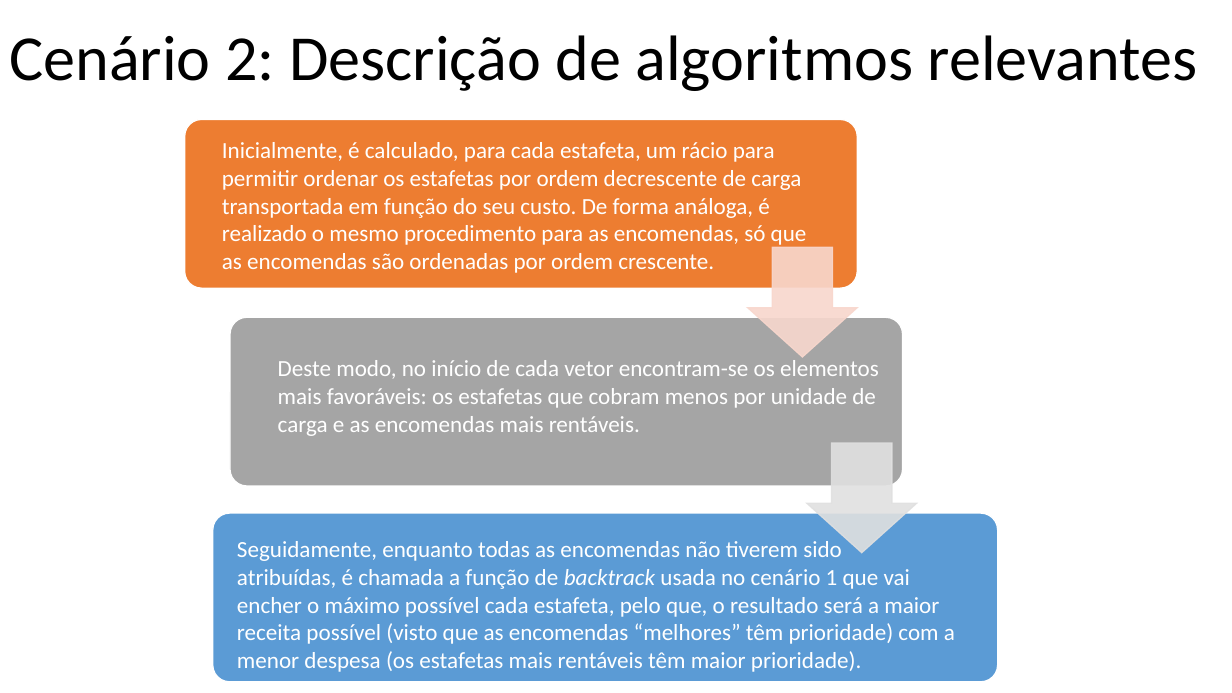
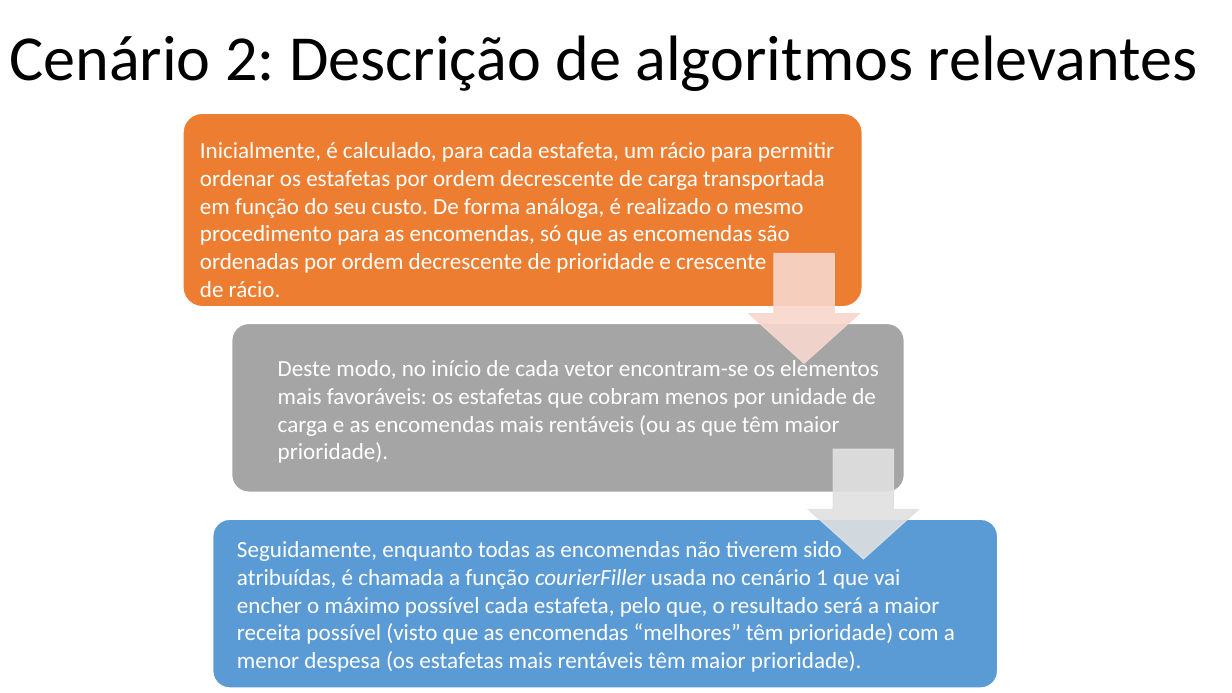
Before and after one commit to afs202005277/UrbanLogisticsOptimizer, a slide deck: slide 8 of Apresentacao.pptx. Drawn at 1232x693 pixels with LibreOffice and Linux fonts; fonts in the diff are those of the drawing. Boxes give left, top, right and bottom in pixels: in the first picture for what was removed or moved away, otherwise in the second. Text is boxed around its words. In the diff, an @@ line names an element or a change of style, - is before the commit and + after.

Commit message:
modified ppt

```diff
--- a/Apresentacao.pptx
+++ b/Apresentacao.pptx
@@ rounded rectangle: place and size @@
-rounded rectangle at box(185, 119, 858, 288)
+rounded rectangle at box(183, 114, 862, 307)
@@ text at box(200, 142, 834, 297): text changed @@
-Inicialmente, é calculado, para cada estafeta, um rácio para permitir ordenar os estafetas por ordem decrescente de carga transportada em função do seu custo. De forma análoga, é realizado o mesmo procedimento para as encomendas, só que as encomendas são ordenadas por ordem crescente.
+Inicialmente, é calculado, para cada estafeta, um rácio para permitir ordenar os estafetas por ordem decrescente de carga transportada em função do seu custo. De forma análoga, é realizado o mesmo procedimento para as encomendas, só que as encomendas são ordenadas por ordem decrescente de prioridade e crescente
+de rácio.
@@ 2 rounded rectangles, 2 down arrows: place and size @@
-2 rounded rectangles, 2 down arrows at box(213, 248, 997, 682)
+2 rounded rectangles, 2 down arrows at box(213, 253, 997, 689)
@@ text at box(278, 357, 879, 463): text changed @@
-Deste modo, no início de cada vetor encontram-se os elementos mais favoráveis: os estafetas que cobram menos por unidade de carga e as encomendas mais rentáveis.
+Deste modo, no início de cada vetor encontram-se os elementos mais favoráveis: os estafetas que cobram menos por unidade de carga e as encomendas mais rentáveis (ou as que têm maior prioridade).
@@ text at box(237, 569, 955, 672): text changed @@
-atribuídas, é chamada a função de backtrack usada no cenário 1 que vai encher o máximo possível cada estafeta, pelo que, o resultado será a maior receita possível (visto que as encomendas “melhores” têm prioridade) com a menor despesa (os estafetas mais rentáveis têm maior prioridade).
+atribuídas, é chamada a função courierFiller usada no cenário 1 que vai encher o máximo possível cada estafeta, pelo que, o resultado será a maior receita possível (visto que as encomendas “melhores” têm prioridade) com a menor despesa (os estafetas mais rentáveis têm maior prioridade).
```
Also in this commit, not shown: 7 other slides changed.
